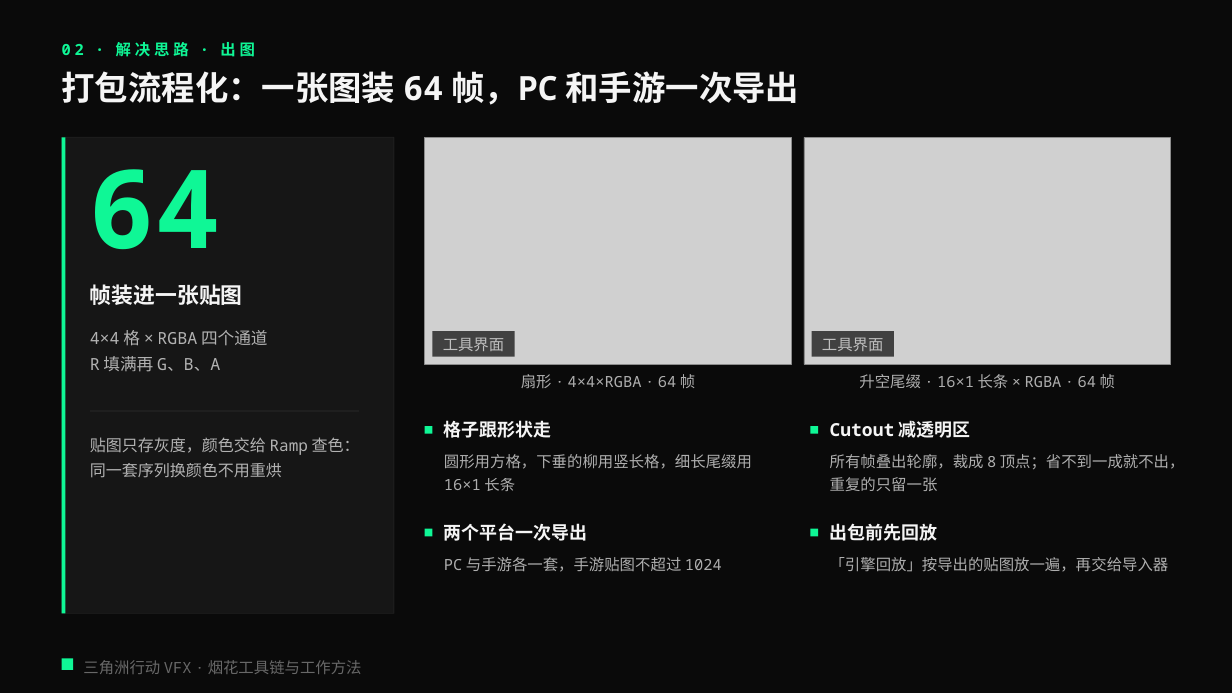
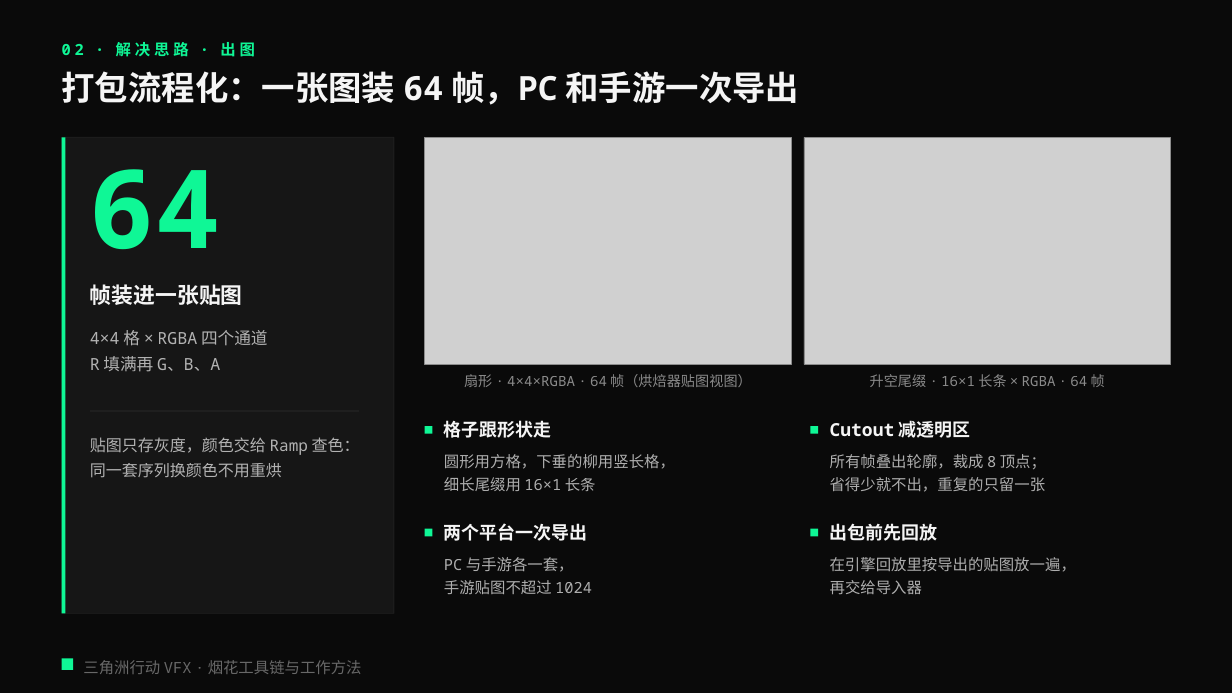
Before and after one commit to loccmaiii-lang/FireWorksLab, a slide deck: slide 9 of 协作/提示词/分享PPT交接_2026-10-29/第三版交付/烟花秀AI全流程_第三版.pptx. Drawn at 1232x693 pixels with LibreOffice and Linux fonts; fonts in the diff are those of the drawing; grey boxes stand for pictures. Boxes give left, top, right and bottom in pixels: in the first picture for what was removed or moved away, otherwise in the second. Text is boxed around its words. In the diff, an @@ line names an element or a change of style, - is before the commit and + after.

```diff
--- a/协作/提示词/分享PPT交接_2026-10-29/第三版交付/烟花秀AI全流程_第三版.pptx
+++ b/协作/提示词/分享PPT交接_2026-10-29/第三版交付/烟花秀AI全流程_第三版.pptx
@@ rectangle removed at box(433, 331, 515, 357) @@
@@ text removed at box(443, 337, 505, 351) @@
-工具界面
@@ rectangle removed at box(811, 331, 894, 357) @@
@@ text removed at box(822, 337, 884, 351) @@
-工具界面
@@ text at box(464, 374, 752, 387): text changed; size 12 to 11 pt; text colour #F5F5F5 at 70% opacity to #F5F5F5 at 55% opacity @@
-扇形 · 4×4×RGBA · 64 帧
+扇形 · 4×4×RGBA · 64 帧（烘焙器贴图视图）
@@ text "升空尾缀 · 16×1 长条 × ..." at box(870, 374, 1105, 387): size 12 to 11 pt, text colour #F5F5F5 at 70% opacity to #F5F5F5 at 55% opacity; line spacing 15.6pt to 14.3pt @@
@@ text at box(444, 454, 675, 491): spaces changed @@
-圆形用方格，下垂的柳用竖长格，细长尾缀用 16×1 长条
+圆形用方格，下垂的柳用竖长格，
+细长尾缀用 16×1 长条
@@ text at box(830, 454, 1046, 492): text changed @@
-所有帧叠出轮廓，裁成 8 顶点；省不到一成就不出，重复的只留一张
+所有帧叠出轮廓，裁成 8 顶点；
+省得少就不出，重复的只留一张
@@ text at box(444, 557, 592, 594): spaces changed @@
-PC 与手游各一套，手游贴图不超过 1024
+PC 与手游各一套，
+手游贴图不超过 1024
@@ text at box(830, 557, 1076, 595): text changed @@
-「引擎回放」按导出的贴图放一遍，再交给导入器
+在引擎回放里按导出的贴图放一遍，
+再交给导入器
```
Also in this commit, not shown: 22 other slides changed, 14 other files.
